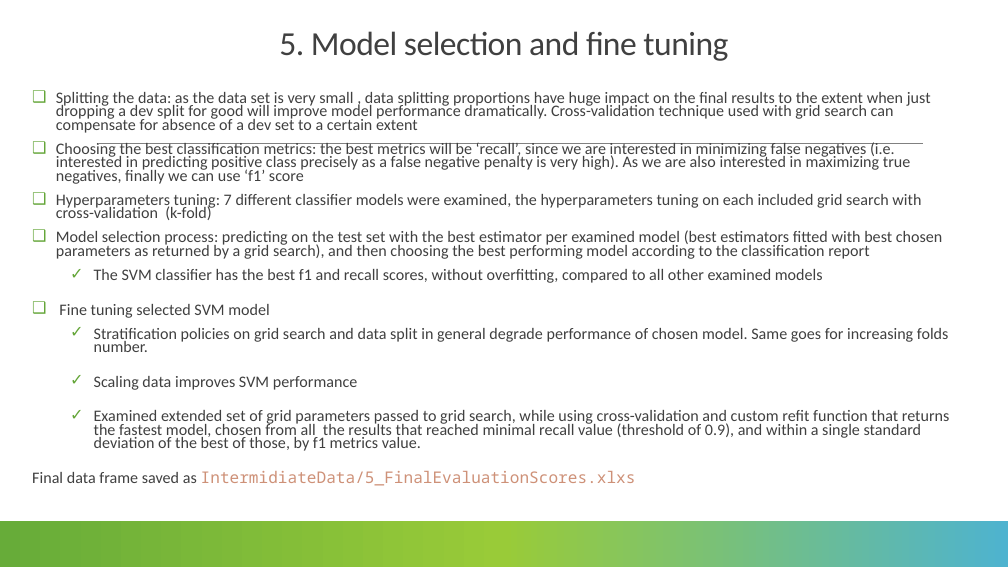
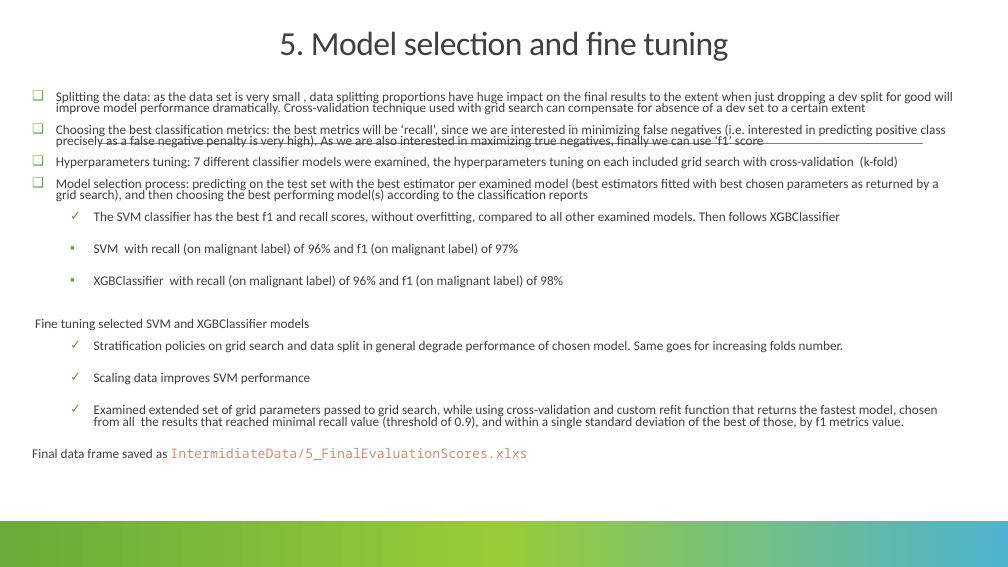
Before and after one commit to lmanov1/CancerPrediction, a slide deck: slide 9 of PROJECT_PRESENTATION.pptx. Drawn at 1008x567 pixels with LibreOffice and Linux fonts; fonts in the diff are those of the drawing. Boxes give left, top, right and bottom in pixels: in the first picture for what was removed or moved away, otherwise in the second. Text is boxed around its words. In the diff, an @@ line names an element or a change of style, - is before the commit and + after.

Commit message:
final with xgb and svc fine tuning results

```diff
--- a/PROJECT_PRESENTATION.pptx
+++ b/PROJECT_PRESENTATION.pptx
@@ text at box(32, 92, 953, 460): size 15.3 to 12.6 pt in "Splitting the data: as the data set ...", "Choosing the best classification metrics: the best ...", "Hyperparameters tuning: 7 different classifier models were ...", "Stratification policies on grid search and data ..." and 3 more places @@
@@ text at box(35, 178, 938, 331): text changed; size 15.3 to 12.6 pt @@
-❑ Model selection process: predicting on the test set with the best estimator per examined model (best estimators fitted with best chosen parameters as returned by a grid search), and then choosing the best performing model according to the classification report
-    ✓ The SVM classifier has the best f1 and recall scores, without overfitting, compared to all other examined models
-❑ Fine tuning selected SVM model
+❑ Model selection process: predicting on the test set with the best estimator per examined model (best estimators fitted with best chosen parameters as returned by a grid search), and then choosing the best performing model(s) according to the classification reports
+    ✓ The SVM classifier has the best f1 and recall scores, without overfitting, compared to all other examined models. Then follows XGBClassifier
+    ▪ SVM with recall (on malignant label) of 96% and f1 (on malignant label) of 97%
+    ▪ XGBClassifier with recall (on malignant label) of 96% and f1 (on malignant label) of 98%
+Fine tuning selected SVM and XGBClassifier models
```
Also in this commit, not shown: 2 slides added, 2 slides removed, 5 other files.
